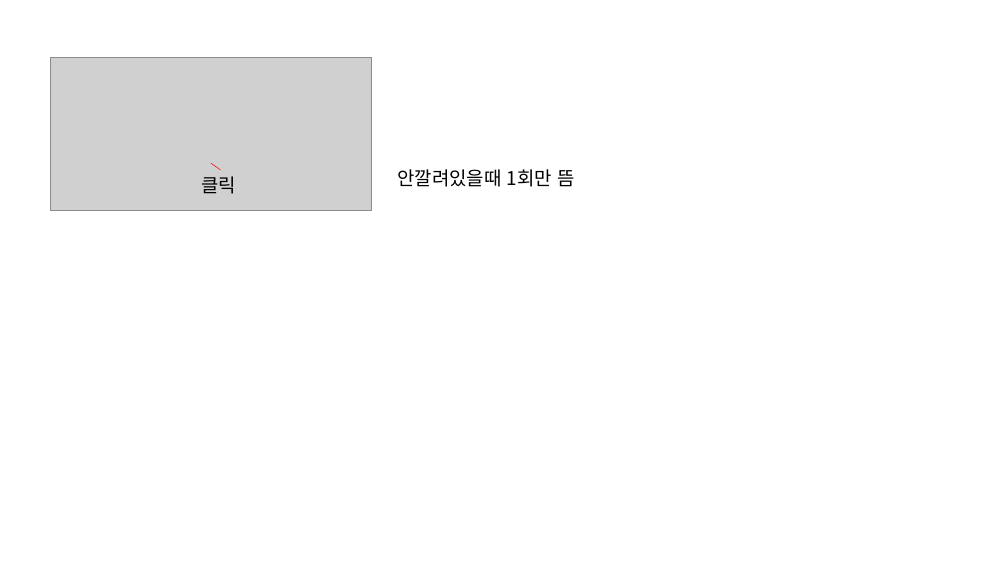
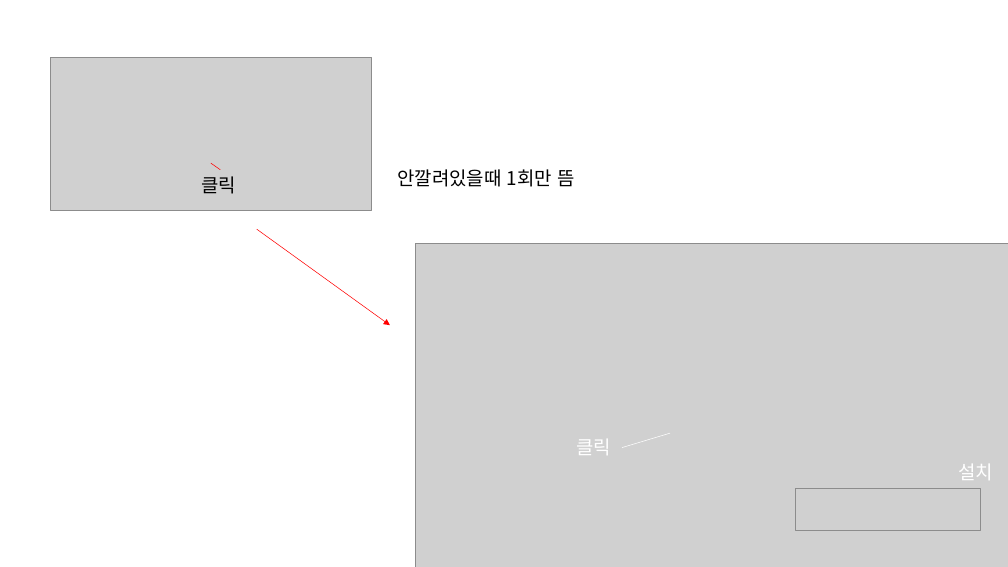
Before and after one commit to Listera0/CapstoneDesign, a slide deck: slide 4 of Refer/Github 사용법.pptx. Drawn at 1008x567 pixels with LibreOffice and Linux fonts; fonts in the diff are those of the drawing; grey boxes stand for pictures. Boxes give left, top, right and bottom in pixels: in the first picture for what was removed or moved away, otherwise in the second. Text is boxed around its words. In the diff, an @@ line names an element or a change of style, - is before the commit and + after.

```diff
--- a/Refer/Github 사용법.pptx
+++ b/Refer/Github 사용법.pptx
@@ arrow added from (257, 229) to (390, 325), #FF0000 0.5 pt @@
@@ picture added at (415, 243, 1008, 567) @@
@@ text added at (576, 439, 611, 455), 18 pt, text #FFFFFF @@
+클릭
@@ line added from (622, 448) to (670, 433), #FFFFFF 0.5 pt @@
@@ text added at (958, 464, 993, 480), 18 pt, text #FFFFFF @@
+설치
@@ picture added at (796, 488, 982, 531) @@
```
Also in this commit, not shown: 5 slides added.
